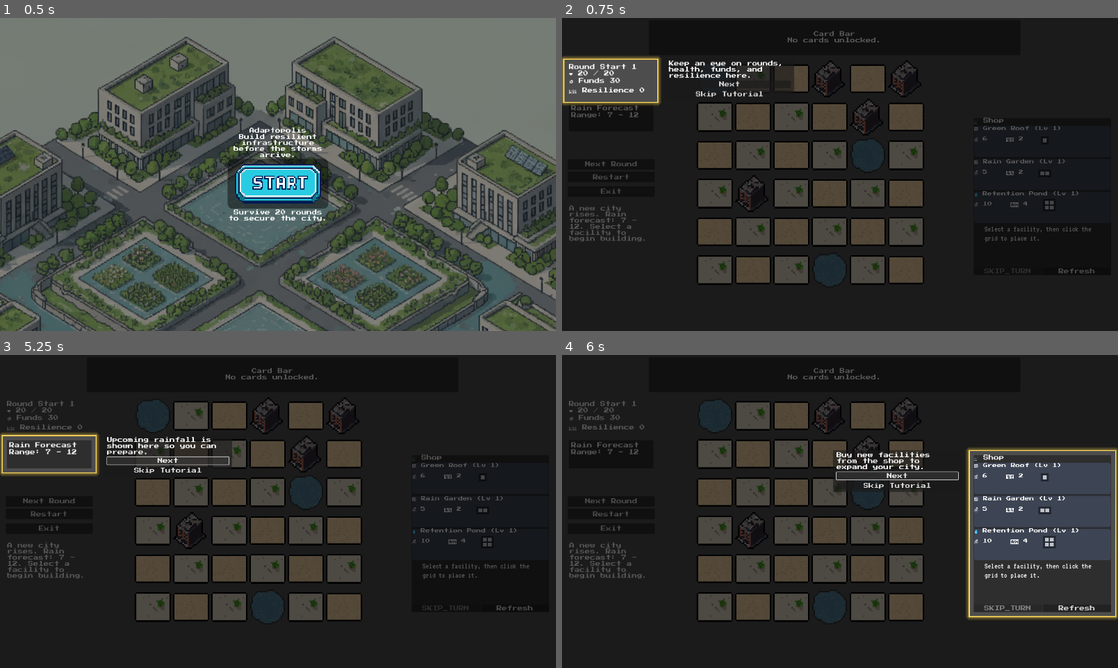
Above: before the commit, frames 1-4 (two rows, left to right).
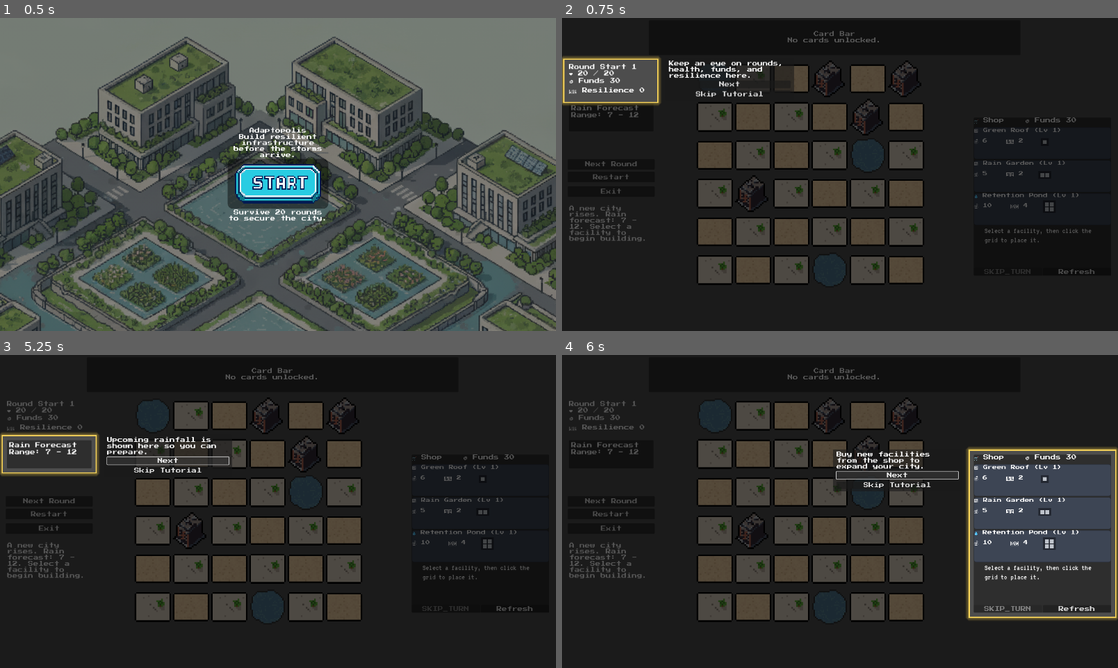
Above: after the commit, the same moments.

Repository: TinghaoHUANG/Adaptopolis-demo
Game: Godot game, scene res://scenes/main.tscn
Two runs of this game, one before a commit and one after it. Both use one fixed random seed, a clock stepped at 60 frames per second and the inputs below.
Inputs (mouse positions are in pixels of both pictures, inside the frame that each line leads up to):
- Up to frame 1 (0.5 s): no input
- Up to frame 2 (0.75 s): click (840, 183) at 0.5 s
- Up to frame 3 (5.25 s): click "Restart" at 1.25 s; click "Restart" at 2 s; click "Restart" at 2.75 s; click "Next Round" at 3.5 s; click "Next Round" at 4.25 s; click "Next" at 5 s
- Up to frame 4 (6 s): click "Next" at 5.75 s

Frame 1 is identical in both runs. In frame 2, 0.8% of the frame differs, in the area x 74-96%, y 31-82%; in frame 3, 0.8%; in frame 4, 2.7%, in the area x 48-100%, y 30-84%.

Commit message:
Show funds in shop title and rotate flood wall art

Diff:
--- a/scenes/main.tscn
+++ b/scenes/main.tscn
@@ -324,6 +324,7 @@
 grow_horizontal = 0
 grow_vertical = 2
 script = ExtResource("5")
+title_label_path = NodePath("MarginContainer/VBox/ShopTitle")
 offers_container_path = NodePath("MarginContainer/VBox/OfferList")
 detail_label_path = NodePath("MarginContainer/VBox/DetailLabel")
 warning_label_path = NodePath("MarginContainer/VBox/WarningLabel")
--- a/scripts/grid_display.gd
+++ b/scripts/grid_display.gd
@@ -81,11 +81,14 @@
 	Vector2i(1, 1): preload("res://icons/facilities/retentionpond_1_lowerright.png")
 }
 
+var flood_wall_vertical_texture: Texture2D = null
+
 func _ready() -> void:
 	columns = grid_columns
 	size_flags_horizontal = Control.SIZE_SHRINK_CENTER
 	size_flags_vertical = Control.SIZE_SHRINK_CENTER
 	mouse_default_cursor_shape = Control.CURSOR_POINTING_HAND
+	_prepare_orientation_textures()
 	_rebuild_cells()
 	if not grid_manager_path.is_empty():
 		var node: GridManager = get_node_or_null(grid_manager_path) as GridManager
@@ -284,7 +287,7 @@
 		"pump_station":
 			return _get_textured_icon(facility, grid_position)
 		"flood_wall":
-			return _get_textured_icon(facility, grid_position)
+			return _get_flood_wall_icon(facility)
 		"bio_swale":
 			return _get_textured_icon(facility, grid_position)
 		"infiltration_trench":
@@ -354,6 +357,54 @@
 			return i
 	return -1
 
+func _get_flood_wall_icon(facility: Facility) -> Texture2D:
+	if facility == null:
+		return null
+	_prepare_orientation_textures()
+	if not FACILITY_TEXTURE_SETS.has("flood_wall"):
+		return null
+	var textures: Array = FACILITY_TEXTURE_SETS["flood_wall"]
+	if textures.is_empty():
+		return null
+	var base_texture: Texture2D = textures[0]
+	var footprint := facility.get_footprint()
+	if footprint.is_empty():
+		return base_texture
+	var min_x := footprint[0].x
+	var max_x := footprint[0].x
+	var min_y := footprint[0].y
+	var max_y := footprint[0].y
+	for offset in footprint:
+		min_x = min(min_x, offset.x)
+		max_x = max(max_x, offset.x)
+		min_y = min(min_y, offset.y)
+		max_y = max(max_y, offset.y)
+	var width := (max_x - min_x) + 1
+	var height := (max_y - min_y) + 1
+	if height > width and flood_wall_vertical_texture:
+		return flood_wall_vertical_texture
+	return base_texture
+
+func _prepare_orientation_textures() -> void:
+	if flood_wall_vertical_texture != null:
+		return
+	if not FACILITY_TEXTURE_SETS.has("flood_wall"):
+		return
+	var textures: Array = FACILITY_TEXTURE_SETS["flood_wall"]
+	if textures.is_empty():
+		return
+	var base_texture: Texture2D = textures[0]
+	if base_texture == null:
+		return
+	var source_image: Image = base_texture.get_image()
+	if source_image == null:
+		return
+	var rotated_image := source_image.duplicate()
+	rotated_image.rotate_90(true)
+	flood_wall_vertical_texture = ImageTexture.create_from_image(rotated_image)
+	if flood_wall_vertical_texture:
+		flood_wall_vertical_texture.resource_name = "FloodWallVertical"
+
 func _compare_offsets(a: Vector2i, b: Vector2i) -> bool:
 	if a.y == b.y:
 		return a.x < b.x
--- a/scripts/main.gd
+++ b/scripts/main.gd
@@ -208,6 +208,7 @@
 		shop_display.connect("offer_selected", Callable(self, "_on_shop_offer_selected"))
 		shop_display.connect("skip_selected", Callable(self, "_on_shop_skip_selected"))
 		shop_display.connect("refresh_requested", Callable(self, "_on_shop_refresh_requested"))
+		_update_shop_funds()
 
 	if card_bar:
 		card_bar.connect("card_hovered", Callable(self, "_on_card_hovered"))
@@ -776,6 +777,7 @@
 	_show_status(message)
 func _on_city_stats_changed() -> void:
 	_update_button_state()
+	_update_shop_funds()
 
 func _update_button_state() -> void:
 	if next_round_button == null:
@@ -795,6 +797,11 @@
 	if min_value == 0 and max_value == 0:
 		return "?"
 	return "%d - %d" % [min_value, max_value]
+
+func _update_shop_funds() -> void:
+	if city_state == null or shop_display == null:
+		return
+	_shop_display_call("set_funds", [city_state.money])
 
 func _update_forecast() -> Dictionary:
 	if rain_system == null or city_state == null:
--- a/scripts/shop_display.gd
+++ b/scripts/shop_display.gd
@@ -12,6 +12,7 @@
 signal skip_selected(index: int)
 signal refresh_requested()
 
+@export var title_label_path: NodePath
 @export var offers_container_path: NodePath
 @export var detail_label_path: NodePath
 @export var warning_label_path: NodePath
@@ -23,6 +24,7 @@
 var button_group: ButtonGroup = ButtonGroup.new()
 var selected_index: int = -1
 var offers_container: VBoxContainer = null
+var title_label: Label = null
 var detail_label: Label = null
 var warning_label: Label = null
 var skip_button: Button = null
@@ -40,9 +42,14 @@
 const DETAIL_FONT: FontFile = preload("res://fonts/details_font_desc.tres")
 const DETAIL_FONT_SIZE: int = 28
 const SHAPE_PREVIEW_CLASS := preload("res://scripts/shop_shape_preview.gd")
+const FUNDS_LABEL_TEXT: String = "🪙 Funds"
+
+var _base_title_text: String = ""
+var _current_funds_value: Variant = null
 
 func _ready() -> void:
 	button_group.allow_unpress = true
+	title_label = get_node_or_null(title_label_path) as Label
 	offers_container = get_node_or_null(offers_container_path) as VBoxContainer
 	detail_label = get_node_or_null(detail_label_path) as Label
 	warning_label = get_node_or_null(warning_label_path) as Label
@@ -61,6 +68,9 @@
 		warning_label.visible = false
 		warning_label.text = ""
 		warning_label.add_theme_color_override("font_color", Color(1.0, 0.34, 0.34))
+	if title_label:
+		_base_title_text = title_label.text
+		_refresh_title()
 	_update_status_hint()
 
 func set_offers(new_offers: Array) -> void:
@@ -81,6 +91,10 @@
 
 func clear_warning() -> void:
 	set_warning("")
+
+func set_funds(value) -> void:
+	_current_funds_value = value
+	_refresh_title()
 
 func clear_selection() -> void:
 	selected_index = -1
@@ -211,6 +225,17 @@
 		return LEVEL2_HIGHLIGHT
 	return LEVEL3_HIGHLIGHT
 
+func _refresh_title() -> void:
+	if title_label == null:
+		return
+	if _base_title_text.is_empty():
+		_base_title_text = title_label.text if not title_label.text.is_empty() else "🛒 Shop"
+	if _current_funds_value == null:
+		title_label.text = _base_title_text
+		return
+	var formatted := _format_money(_current_funds_value)
+	title_label.text = "%s    %s %s" % [_base_title_text, FUNDS_LABEL_TEXT, formatted]
+
 func _format_offer_title(facility: Facility) -> String:
 	var dots := facility.get_type_dots()
 	var prefix := "%s " % dots if not dots.is_empty() else ""
@@ -224,6 +249,13 @@
 	if description.is_empty():
 		return "No description available yet."
 	return description
+
+func _format_money(value) -> String:
+	var numeric := float(value)
+	var rounded: float = round(numeric * 100.0) / 100.0
+	if is_equal_approx(rounded, round(rounded)):
+		return str(int(round(rounded)))
+	return "%0.1f" % rounded
 
 func _on_offer_toggled(pressed: bool, index: int) -> void:
 	if not pressed:
Not shown: 1 places in scenes/main.tscn that only renumber resources
Not shown, added: scripts/tutorial_overlay.gd.uid
